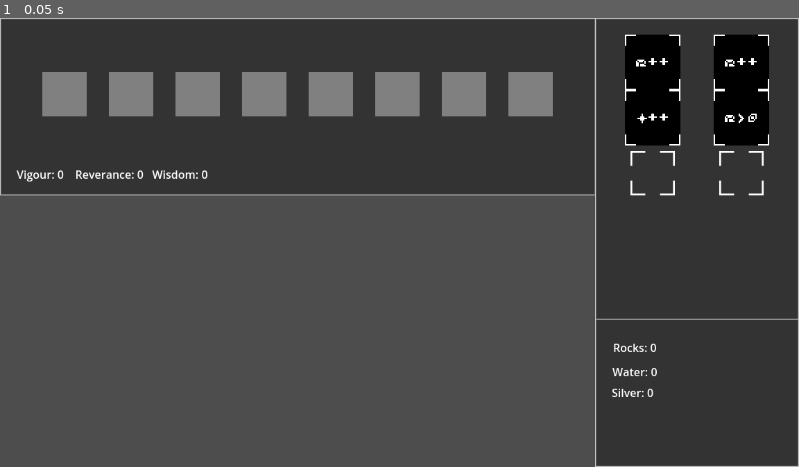
Above: before the commit, frame 1.
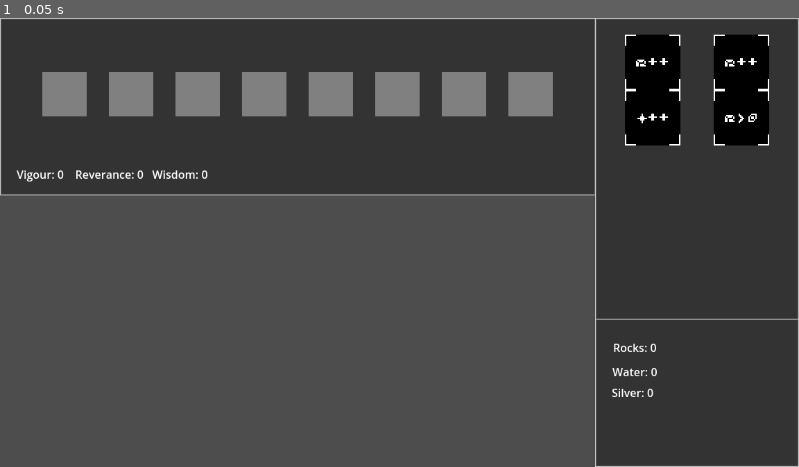
Above: after the commit, the same moment.

Repository: BoscoPubVoi/IdleSpel
Game: Godot game, scene res://main.tscn
Same seed, same stepped clock (60 frames per second), same inputs: the game is played once before the commit and once after it.
Inputs:
- Up to frame 1 (0.05 s): no input

The runs differ from the first frame. In frame 1, 0.2% of the frame differs, in the area x 78-96%, y 29-40%.

Commit message:
added resource cost

Diff:
--- a/main.tscn
+++ b/main.tscn
@@ -41,7 +41,9 @@
 
 [sub_resource type="Resource" id="Resource_ana3h"]
 script = ExtResource("5_22pki")
-costs = [{}]
+costs = [{
+"rocks": 2
+}]
 resourceTypeToProduce = "silver"
 baseProduction = 1.0
 
@@ -192,6 +194,7 @@
 icon_path = "res://assets/Rocks_to_silver.png"
 
 [node name="SecondaryActions" type="VBoxContainer" parent="ActionsPanel/ScrollContainer/Margin/WholeActionContainer"]
+visible = false
 layout_mode = 2
 theme_override_constants/separation = 16
 
@@ -202,9 +205,11 @@
 
 [node name="Action" parent="ActionsPanel/ScrollContainer/Margin/WholeActionContainer/SecondaryActions/BA1" instance=ExtResource("3_se0lr")]
 layout_mode = 2
+icon_path = "res://assets/Add_rocks.png"
 
 [node name="Action2" parent="ActionsPanel/ScrollContainer/Margin/WholeActionContainer/SecondaryActions/BA1" instance=ExtResource("3_se0lr")]
 layout_mode = 2
+icon_path = "res://assets/Add_rocks.png"
 
 [node name="BA2" type="HBoxContainer" parent="ActionsPanel/ScrollContainer/Margin/WholeActionContainer/SecondaryActions"]
 layout_mode = 2
@@ -223,9 +228,11 @@
 
 [node name="Action" parent="ActionsPanel/ScrollContainer/Margin/WholeActionContainer/TertiaryActions/BA1" instance=ExtResource("3_se0lr")]
 layout_mode = 2
+icon_path = "res://assets/Add_rocks.png"
 
 [node name="Action2" parent="ActionsPanel/ScrollContainer/Margin/WholeActionContainer/TertiaryActions/BA1" instance=ExtResource("3_se0lr")]
 layout_mode = 2
+icon_path = "res://assets/Add_rocks.png"
 
 [node name="BA2" type="HBoxContainer" parent="ActionsPanel/ScrollContainer/Margin/WholeActionContainer/TertiaryActions"]
 layout_mode = 2
